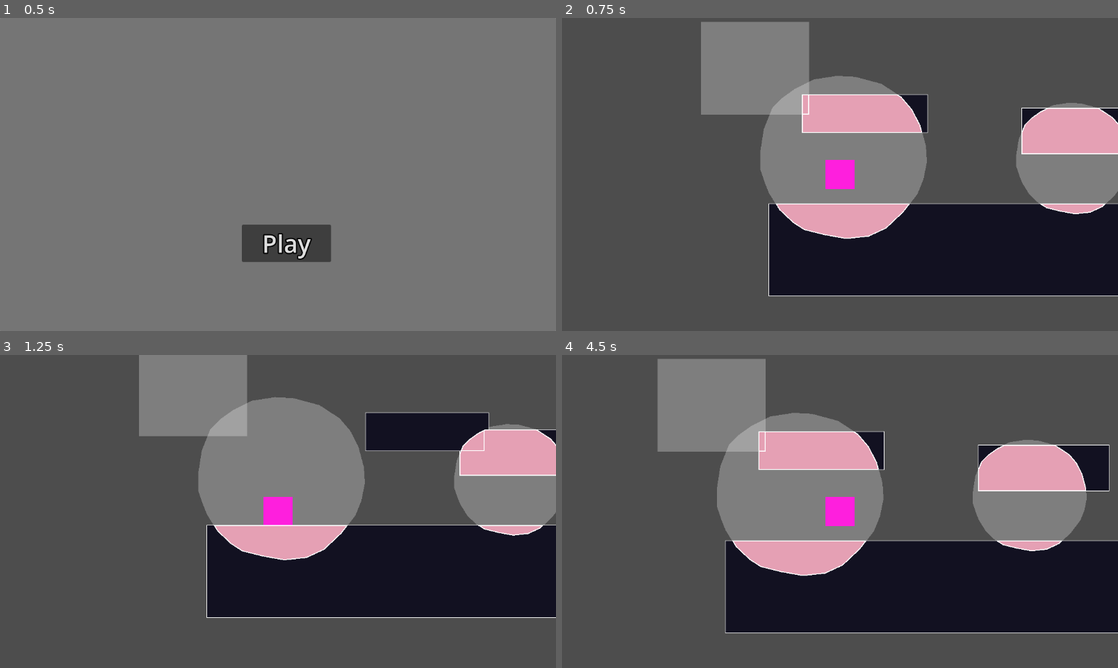
Above: before the commit, frames 1-4 (two rows, left to right).
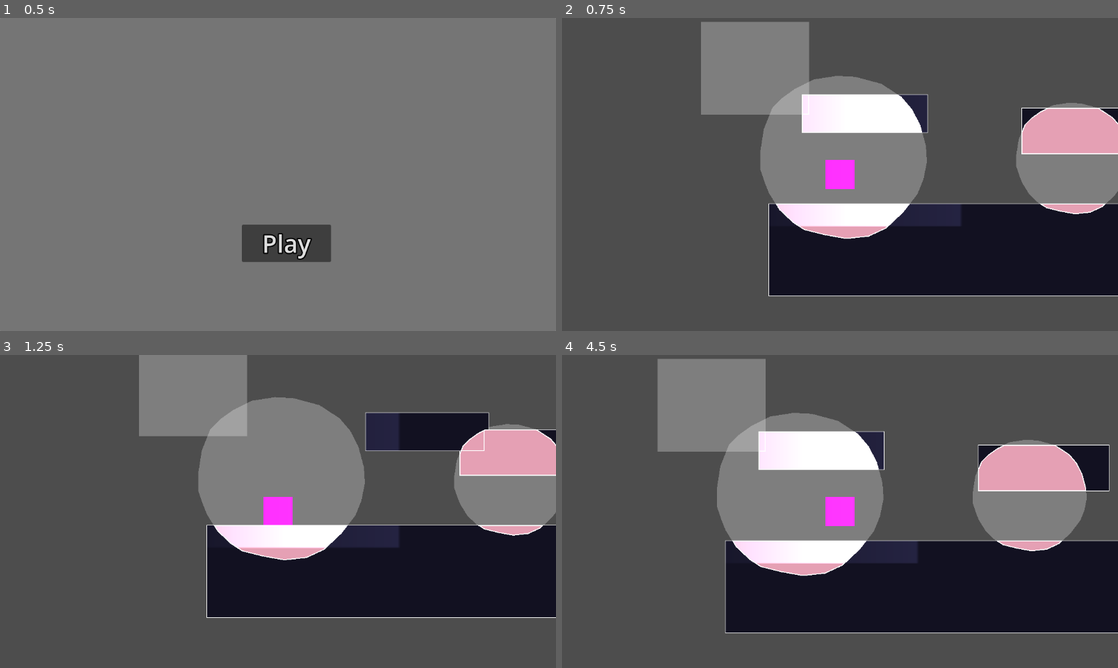
Above: after the commit, the same moments.

Repository: WeDoThingsHere/Godot-Jam-June-2025
Game: Godot game, scene res://scenes/start_menu.tscn
The game is run twice, just before and just after one commit, with the same random seed, the same clock (stepped at 60 frames per second) and the same inputs. This scene is started directly instead of the project's main scene.
Inputs:
- Up to frame 1 (0.5 s): no input
- Up to frame 2 (0.75 s): click "Play" at 0.5 s
- Up to frame 3 (1.25 s): no input
- Up to frame 4 (4.5 s): tap Enter (ui_accept) at 1.25, 4.25 s; hold D (move_right) 1.28-2.78 s; tap Space (jump) at 1.52, 2.27, 3.77 s; hold A (move_left) 2.78-3.53 s; hold D (move_right) from 3.53 s (still down)

Frame 1 is identical in both runs. In frame 2, 5.2% of the frame differs, in the area x 38-72%, y 24-67%; in frame 3, 3.3%; in frame 4, 5.2%, in the area x 30-64%, y 24-67%.

Commit message:
i did things with scens and siongletons and persistance

Diff:
--- a/project.godot
+++ b/project.godot
@@ -14,6 +14,10 @@
 run/main_scene="uid://bm4ks8s3k6q5a"
 config/features=PackedStringArray("4.4", "GL Compatibility")
 config/icon="res://icon.svg"
+
+[autoload]
+
+SceneManager="*res://scripts/SceneManager.gd"
 
 [display]
 
--- a/scenes/platform_test.tscn
+++ b/scenes/platform_test.tscn
@@ -44,6 +44,11 @@
 }
 
 [sub_resource type="WorldBoundaryShape2D" id="WorldBoundaryShape2D_urr3w"]
+
+[sub_resource type="Gradient" id="Gradient_fsjfv"]
+
+[sub_resource type="GradientTexture2D" id="GradientTexture2D_urr3w"]
+gradient = SubResource("Gradient_fsjfv")
 
 [node name="Platform Test" type="Node2D"]
 
@@ -119,6 +124,11 @@
 [node name="CollisionShape2D" type="CollisionShape2D" parent="Killzone"]
 shape = SubResource("WorldBoundaryShape2D_urr3w")
 
+[node name="PointLight2D" type="PointLight2D" parent="."]
+position = Vector2(50, -84)
+scale = Vector2(4.60684, 2.5907)
+texture = SubResource("GradientTexture2D_urr3w")
+
 [editable path="Light1"]
 [editable path="Light1/LitArea"]
 [editable path="Light2"]
--- a/scenes/start_menu.tscn
+++ b/scenes/start_menu.tscn
@@ -1,21 +1,9 @@
-[gd_scene load_steps=4 format=3 uid="uid://cp6apdwnnqdvi"]
+[gd_scene load_steps=3 format=3 uid="uid://cp6apdwnnqdvi"]
 
 [ext_resource type="Script" uid="uid://755bklg8k7wo" path="res://scripts/start_menu.gd" id="1_ouf4f"]
 
 [sub_resource type="StyleBoxFlat" id="StyleBoxFlat_uojun"]
 bg_color = Color(0.65834, 0.65834, 0.65834, 0.584314)
-
-[sub_resource type="StyleBoxFlat" id="StyleBoxFlat_ouf4f"]
-bg_color = Color(3.65794e-06, 0.658682, 0.851565, 1)
-border_width_left = 5
-border_width_top = 5
-border_width_right = 5
-border_width_bottom = 5
-border_color = Color(0, 0, 0, 1)
-corner_radius_top_left = 10
-corner_radius_top_right = 10
-corner_radius_bottom_right = 10
-corner_radius_bottom_left = 10
 
 [node name="StartMenu" type="Control"]
 layout_mode = 3
@@ -60,60 +48,4 @@
 theme_override_font_sizes/font_size = 50
 text = "Play"
 
-[node name="Quit Button" type="Panel" parent="."]
-visible = false
-layout_mode = 1
-anchors_preset = 8
-anchor_left = 0.5
-anchor_top = 0.5
-anchor_right = 0.5
-anchor_bottom = 0.5
-offset_left = -75.0
-offset_top = 67.0
-offset_right = 75.0
-offset_bottom = 117.0
-grow_horizontal = 2
-grow_vertical = 2
-theme_override_styles/panel = SubResource("StyleBoxFlat_ouf4f")
-
-[node name="Text" type="Label" parent="Quit Button"]
-layout_mode = 0
-offset_left = 5.0
-offset_top = 2.0
-offset_right = 145.0
-offset_bottom = 52.0
-theme_override_colors/font_color = Color(0, 0, 0, 1)
-theme_override_font_sizes/font_size = 36
-text = "Quit"
-horizontal_alignment = 1
-vertical_alignment = 1
-
-[node name="Play Button" type="Panel" parent="."]
-visible = false
-layout_mode = 1
-anchors_preset = 8
-anchor_left = 0.5
-anchor_top = 0.5
-anchor_right = 0.5
-anchor_bottom = 0.5
-offset_left = -75.0
-offset_top = -38.0
-offset_right = 75.0
-offset_bottom = 39.0
-grow_horizontal = 2
-grow_vertical = 2
-theme_override_styles/panel = SubResource("StyleBoxFlat_ouf4f")
-
-[node name="Text" type="Label" parent="Play Button"]
-layout_mode = 0
-offset_left = 5.0
-offset_top = 2.0
-offset_right = 145.0
-offset_bottom = 52.0
-theme_override_colors/font_color = Color(0, 0, 0, 1)
-theme_override_font_sizes/font_size = 36
-text = "Start"
-horizontal_alignment = 1
-vertical_alignment = 1
-
 [connection signal="pressed" from="VBoxContainer/Play Button2" to="." method="_on_play_button_2_pressed"]
--- /dev/null
+++ b/scripts/SceneManager.gd
@@ -0,0 +1,27 @@
+extends Node
+
+var levels = {
+	"Level_One": preload("res://scenes/platform_test.tscn"),
+	"Level_Two": preload("res://scenes/platform_test.tscn"),
+	"Level_Three": preload("res://scenes/platform_test.tscn"),
+}
+static var completation = {
+	"Level_One": true,
+	"Level_Two": false,
+	"Level_Three": false,
+}
+# Called when the node enters the scene tree for the first time.
+func _ready() -> void:
+	pass # Replace with function body.
+
+func changeSceneTo(scene: int) -> void:
+	match scene:
+		1:
+			get_tree().change_scene_to_packed(levels["Level_One"])
+		2:
+			get_tree().change_scene_to_packed(levels["Level_Two"])
+		3:
+			get_tree().change_scene_to_packed(levels["Level_Three"])
+		_:
+			print("Not a valid int or scene, the number was ", scene, ".");
+# Called every frame. 'delta' is the elapsed time since the previous frame.
--- a/scripts/start_menu.gd
+++ b/scripts/start_menu.gd
@@ -1,10 +1,16 @@
 extends Control
 
-var game_scene = preload("res://scenes/platform_test.tscn")
+enum {
+	LevelOne = 1,
+	LevelTwo = 2,
+	LevelThree = 3
+	}
 # Called when the node enters the scene tree for the first time.
+@export_enum("LevelOne", "LevelTwo", "LevelThree")
+var LevelToLoad: String = "LevelOne"
+
 func _ready() -> void:
 	pass # Replace with function body.
-
 
 # Called every frame. 'delta' is the elapsed time since the previous frame.
 func _process(delta: float) -> void:
@@ -12,4 +18,5 @@
 
 func _on_play_button_2_pressed() -> void:
 	#print("Im being called!")
-	get_tree().change_scene_to_packed(game_scene)
+	#get_tree().change_scene_to_packed(game_scene)
+	SceneManager.changeSceneTo(2)
Not shown: 1 places in scenes/platform_test.tscn that only renumber resources
Not shown, added: scripts/SceneManager.gd.uid
